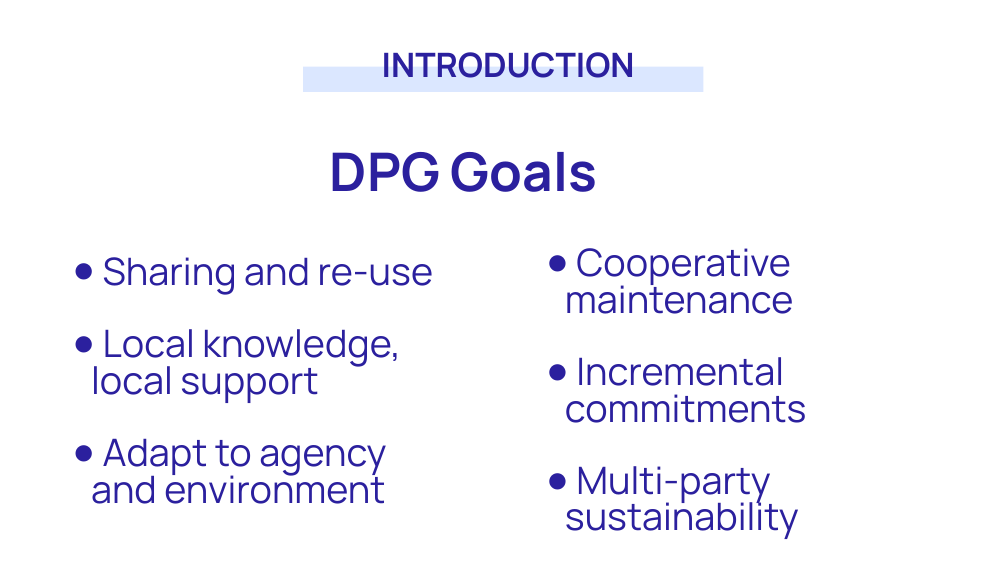
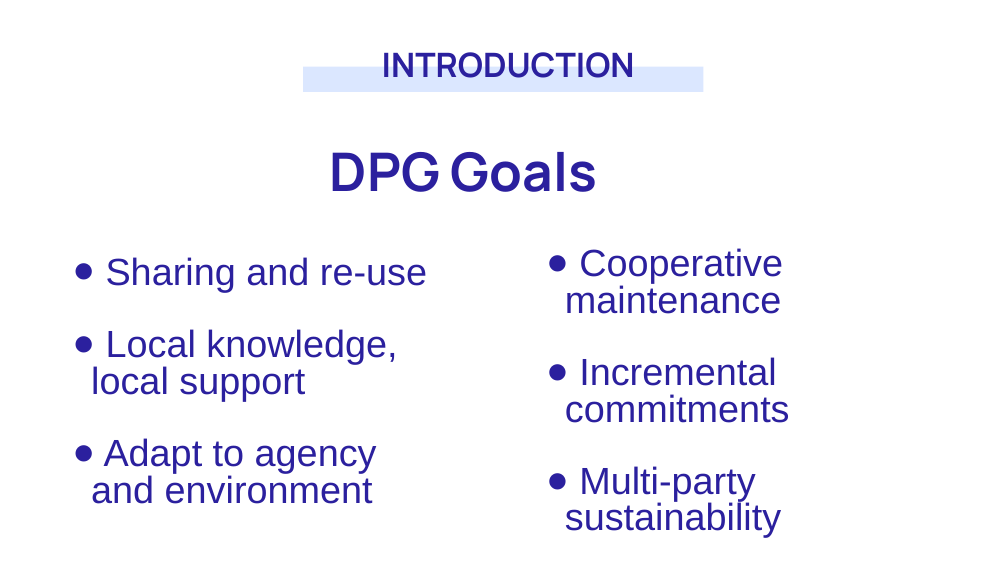
Before and after one commit to unicef/publicgoods-toolkit, a slide deck: slide 4 of dpg-toolkit-overview.odp. Drawn at 1008x567 pixels with LibreOffice and Linux fonts; fonts in the diff are those of the drawing. Boxes give left, top, right and bottom in pixels: in the first picture for what was removed or moved away, otherwise in the second. Text is boxed around its words. In the diff, an @@ line names an element or a change of style, - is before the commit and + after.

Commit message:
Formatting update to slides
Fixed issues due to older version of LibreOffice. This version created with LibreOffice 7.2.2.

Hyphenated open source when used as a qualifier.

```diff
--- a/dpg-toolkit-overview.odp
+++ b/dpg-toolkit-overview.odp
@@ text "Sharing and re-use" at box(91, 257, 427, 504): font Manrope to Arial @@
@@ text "Cooperative maintenance" at box(565, 248, 790, 538): font Manrope to Arial @@
```
Also in this commit, not shown: 8 other slides changed, 1 other file.
